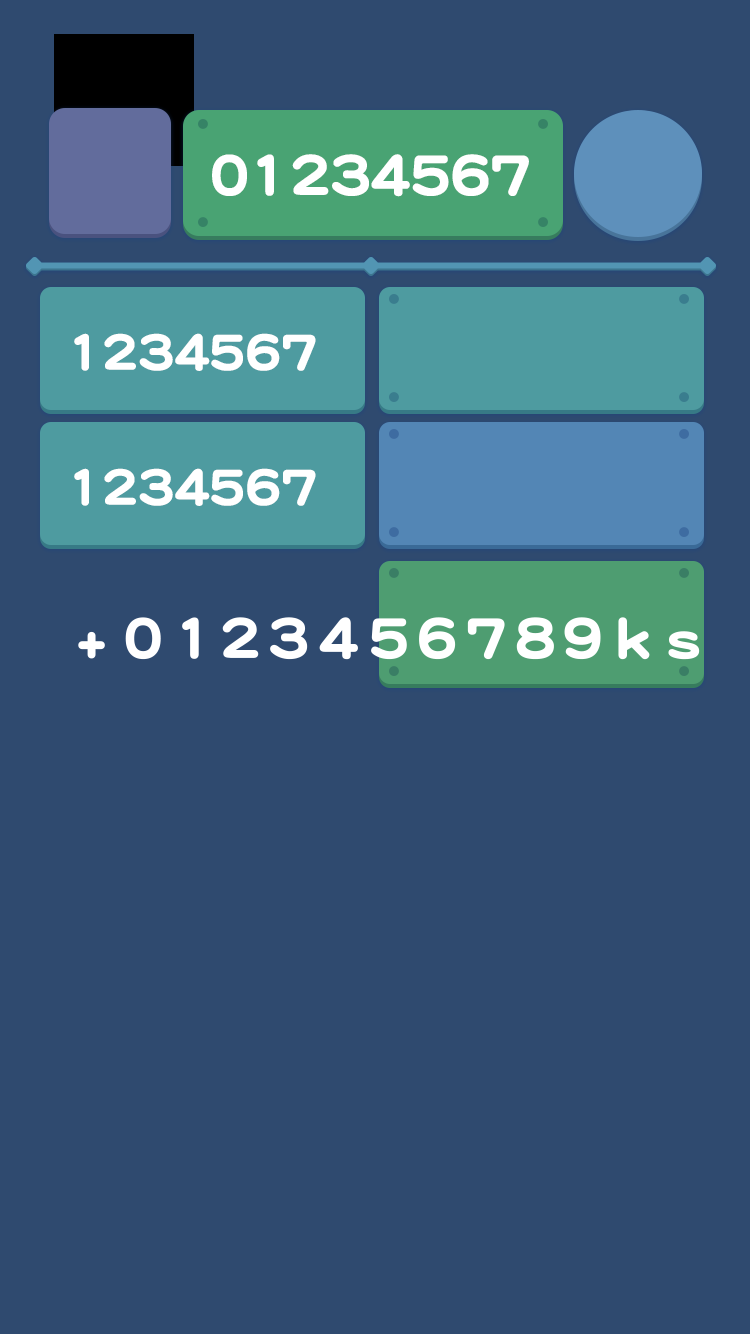
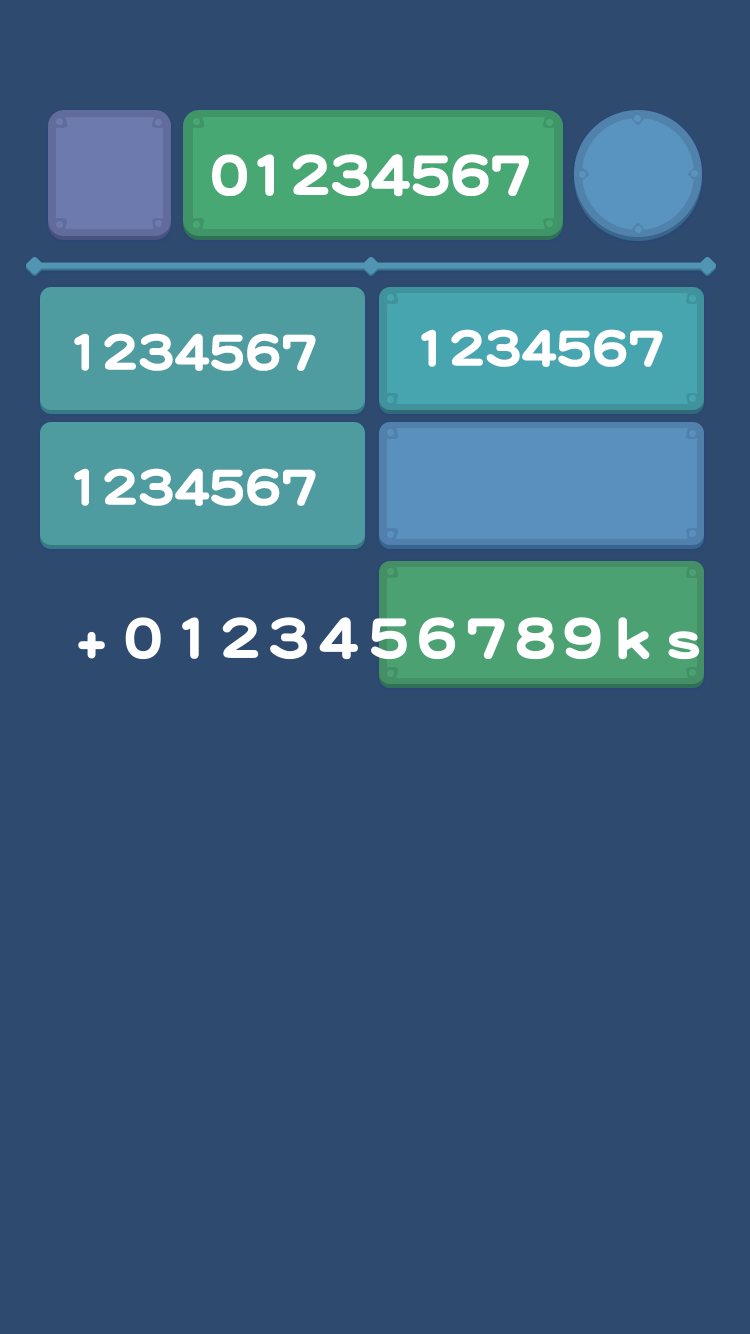
Revision of a layered 750px x 1334px image; what changed, layer by layer:
hid "椭圆 3" (1st of 3, in "游戏内容" › "内容" › "组 4 拷贝 2" › "组 15 拷贝 2"), blend multiply → color dodge, painted on it over (389, 568, 689, 676)
added layer "矩形 16 拷贝 9" (color dodge) in group "组 15 拷贝 2" over (387, 567, 697, 678)
painted on "矩形 4 拷贝" (2nd of 5, in "游戏内容" › "内容" › "组 4 拷贝 2" › "组 15 拷贝 2") over (379, 561, 704, 688)
added layer "矩形 16 拷贝 10" (color dodge) in group "组 15 拷贝" over (387, 428, 697, 539)
hid "椭圆 3" (2nd of 3, in "游戏内容" › "内容" › "组 4 拷贝 2" › "组 15 拷贝"), painted on it over (389, 429, 689, 537)
painted on "矩形 4 拷贝" (3rd of 5, in "游戏内容" › "内容" › "组 4 拷贝 2" › "组 15 拷贝") over (379, 422, 704, 549)
hid "椭圆 3" (3rd of 3, in "游戏内容" › "内容" › "组 4 拷贝 2" › "组 15"), painted on it over (389, 294, 689, 402)
added layer "矩形 16 拷贝 8" (color dodge) in group "组 15" over (387, 293, 697, 404)
painted on "矩形 4 拷贝 2" (4th of 5, in "游戏内容" › "内容" › "组 4 拷贝 2" › "组 15") over (379, 287, 704, 410)
painted on "矩形 4 拷贝" (4th of 5, in "游戏内容" › "内容" › "组 4 拷贝 2" › "组 15") over (379, 287, 704, 414)
added group "组 17" with 5 layers in group "关卡数" over (48, 106, 171, 240)
added layer "矩形 16 拷贝 11" (color dodge) in group "组 17" over (56, 117, 163, 229)
moved "矩形 2 拷贝 3" into group "组 17", painted on it over (48, 104, 171, 236)
moved "矩形 2 拷贝 2" into group "组 17", painted on it over (48, 108, 171, 240)
added layer "矩形 16 拷贝 6" (color dodge) in group "组 16" over (193, 117, 554, 229)
hid "椭圆 3 拷贝", painted on it over (198, 119, 548, 227)
painted on "矩形 2" over (183, 110, 563, 240)
added group "组 18" with 4 layers in group "时间" over (574, 110, 702, 241)
added layer "矩形 16 拷贝 12" (color dodge) in group "组 18" over (579, 115, 698, 233)
moved "椭圆 1 拷贝" into group "组 18", painted on it over (574, 110, 702, 237)
moved "椭圆 1" into group "组 18", painted on it over (574, 114, 702, 241)
hid "黑色遮罩" over (54, 34, 194, 166)
…and 1 more changes (1 moved_by, 1 visibility)
